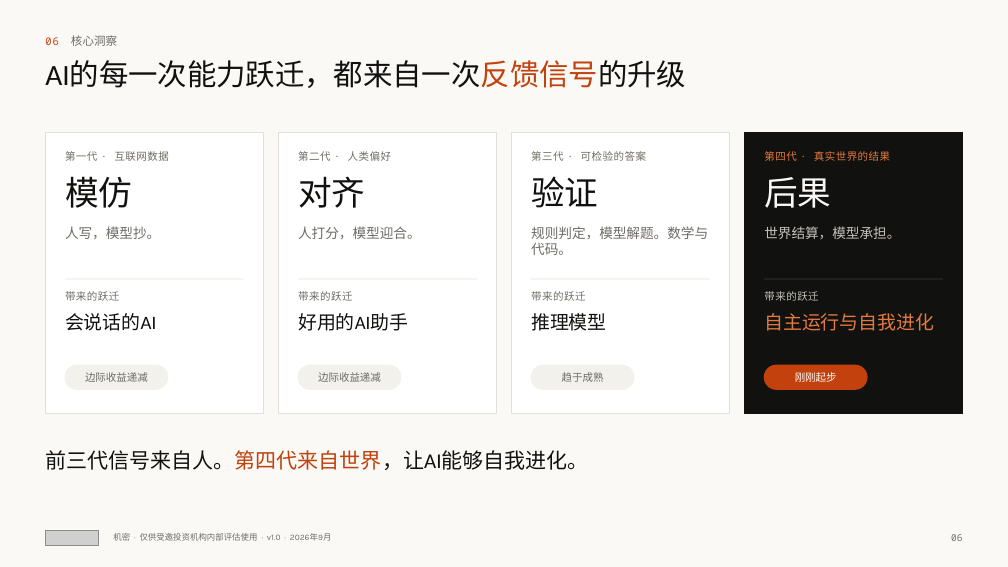
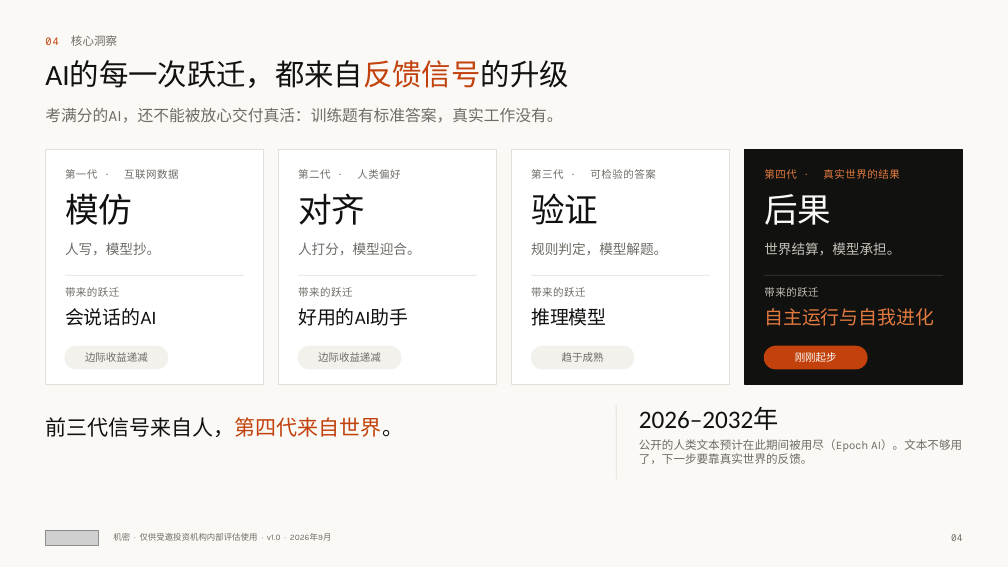
Before and after one commit to wangchen0802/Delta1, a slide deck: slide 4 of SimReal-BP-ZH.pptx (slide 6 before the commit). Drawn at 1008x567 pixels with LibreOffice and Linux fonts; fonts in the diff are those of the drawing; grey boxes stand for pictures. Boxes give left, top, right and bottom in pixels: in the first picture for what was removed or moved away, otherwise in the second. Text is boxed around its words. In the diff, an @@ line names an element or a change of style, - is before the commit and + after.

```diff
--- a/SimReal-BP-ZH.pptx
+++ b/SimReal-BP-ZH.pptx
@@ text at box(45, 35, 117, 46): text changed @@
-06 核心洞察
+04 核心洞察
@@ text at box(45, 60, 568, 88): text changed @@
-AI的每一次能力跃迁，都来自一次反馈信号的升级
+AI的每一次跃迁，都来自反馈信号的升级
@@ text added at box(45, 108, 562, 123), 15 pt, text #6E6C66 @@
+考满分的AI，还不能被放心交付真活：训练题有标准答案，真实工作没有。
@@ rectangle: place and size @@
-rectangle at box(45, 132, 263, 414)
+rectangle at box(45, 150, 263, 384)
@@ rectangle: place and size @@
-rectangle at box(278, 132, 496, 414)
+rectangle at box(278, 150, 496, 384)
@@ rectangle: place and size @@
-rectangle at box(512, 132, 730, 414)
+rectangle at box(512, 150, 730, 384)
@@ rectangle: place and size @@
-rectangle at box(745, 132, 963, 414)
+rectangle at box(745, 150, 963, 384)
@@ 4 texts: place and size @@
-4 texts at box(65, 151, 890, 161)
+4 texts at box(65, 169, 899, 179)
@@ 4 texts: place and size @@
-4 texts at box(65, 176, 831, 208)
+4 texts at box(65, 193, 831, 225)
@@ text "人写，模型抄。": place and size @@
-text "人写，模型抄。" at box(65, 226, 160, 239)
+text "人写，模型抄。" at box(65, 242, 160, 255)
@@ text "人打分，模型迎合。": place and size @@
-text "人打分，模型迎合。" at box(298, 226, 421, 239)
+text "人打分，模型迎合。" at box(298, 242, 421, 255)
@@ text at box(531, 242, 667, 255): text changed @@
-规则判定，模型解题。数学与代码。
+规则判定，模型解题。
@@ text "世界结算，模型承担。": place and size @@
-text "世界结算，模型承担。" at box(764, 226, 900, 239)
+text "世界结算，模型承担。" at box(764, 242, 900, 255)
@@ 8 texts, 4 lines: place and size @@
-8 texts, 4 lines at box(65, 279, 943, 331)
+8 texts, 4 lines at box(65, 275, 943, 326)
@@ 4 texts, 4 rounded rectangles: place and size @@
-4 texts, 4 rounded rectangles at box(65, 365, 867, 389)
+4 texts, 4 rounded rectangles at box(65, 346, 867, 369)
@@ text at box(45, 417, 403, 437): text changed @@
-前三代信号来自人。第四代来自世界，让AI能够自我进化。
+前三代信号来自人，第四代来自世界。
@@ line added from (616, 405) to (616, 479), #E2E0DA 0.75 pt @@
@@ text added at box(639, 408, 779, 430), 24 pt, text #111110 @@
+2026–2032年
@@ text added at box(639, 439, 962, 464), 11 pt, text #6E6C66 @@
+公开的人类文本预计在此期间被用尽（Epoch AI）。文本不够用了，下一步要靠真实世界的反馈。
```
Also in this commit, not shown: 9 other slides changed, 3 slides added, 12 slides removed, 13 other files.
